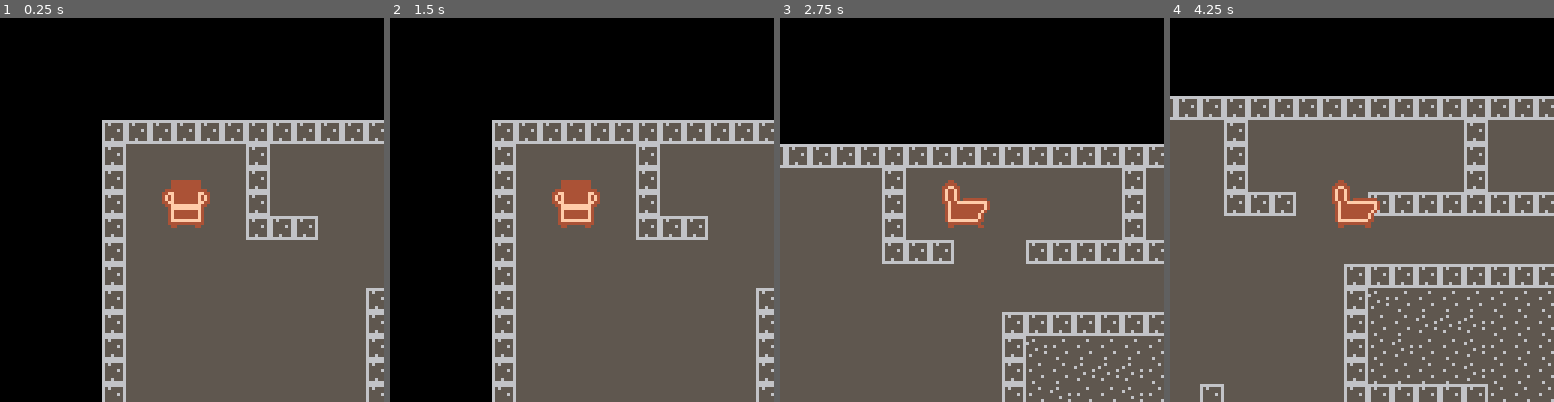
Above: before the commit, frames 1-4 (left to right).
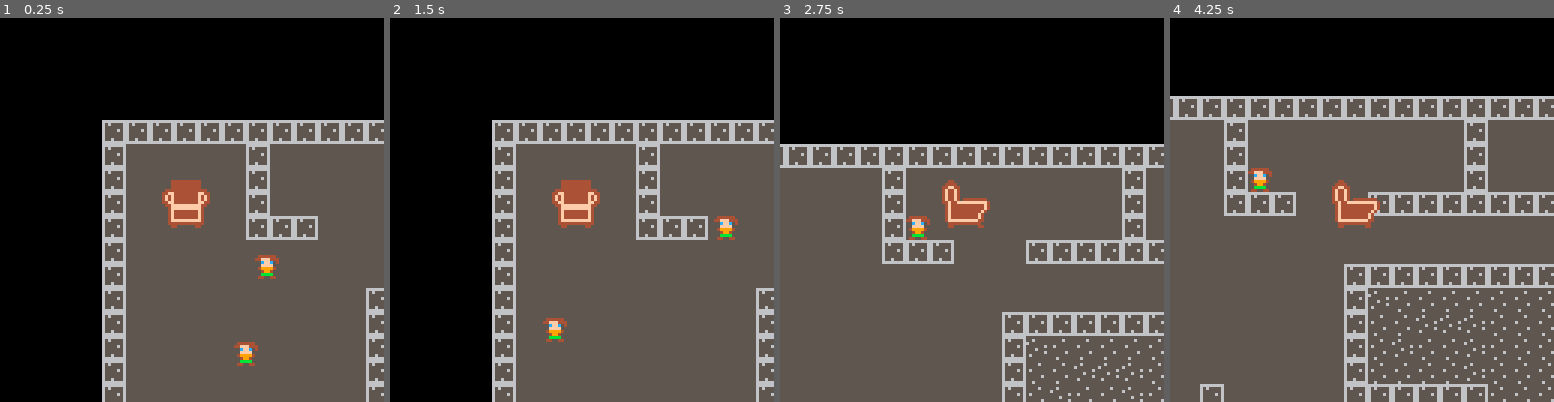
Above: after the commit, the same moments.

Repository: OwlNavi/Chair-for-Hope
Game: PICO-8 cartridge chair_house.p8
Two runs of this game, one before a commit and one after it. Both use one fixed random seed, a clock stepped at 60 frames per second and the inputs below.
Inputs:
- Up to frame 1 (0.25 s): no input
- Up to frame 2 (1.5 s): tap X (X key) at 0.33, 1.07 s; tap O (Z key) at 0.7 s
- Up to frame 3 (2.75 s): hold Right 1.6-2.1 s; tap O (Z key) at 1.7, 2.1, 2.5 s; tap X (X key) at 1.85 s; hold Up 2.15-2.42 s; hold Right from 2.47 s (still down)
- Up to frame 4 (4.25 s): tap O (Z key) every 0.4 s from 2.9 to 4.1 s; tap X (X key) at 2.97, 4.08 s; release Right at 3.03 s; hold Left 3.08-3.58 s; hold Down 3.63-3.97 s; hold Right from 4.02 s (still down)

The runs differ from the first frame. In frame 1, 0.5% of the frame differs, in the area x 60-73%, y 61-91%; in frame 2, 0.5%; in frame 3, 0.3%; in frame 4, 0.3%.

Commit message:
made mobs wander the rooms

Diff:
--- a/chair_house.p8
+++ b/chair_house.p8
@@ -66,11 +66,11 @@
  end
 
  //draw mobs
- for i=0,4 do
+ for i=1,2 do
  	local mob = mobs[i]
  	spr(mob.sprite,
- 		mob.x,
- 		mob.y,
+ 		mobs[i].x,
+ 		mobs[i].y,
  		1,1)
  end
 
@@ -140,22 +140,45 @@
 	end
 
 	//move mobs
-	for c=0,4 do
-		local mob = mobs[i]
-		moves={"up","down","left",
-		"right", "stop", "stop"}
-		local choice = moves[rnd(5)]
-
-		if choice=="up" then
-			mobs[i].y-=mob.speed
-		elseif choice=="down" then
-			mobs[i].y+=mob.speed
-		elseif choice=="left" then
-			mobs[i].x+=mob.speed
-		elseif choice=="right" then
-			mobs[i].x-=mob.speed
-		end
-	end
+	for c=1,2 do
+		local mob = mobs[c]
+		local choice = flr(rnd(6))
+
+		//change x velocity
+		if choice == 0 then
+			//down
+			if mob.vy < 1 then
+				mob.vy += mob.dy
+			end
+		elseif choice == 1 then
+			//up
+			if mob.vy > -1 then
+				mob.vy -= mob.dy
+			end
+		elseif choice == 2 then
+			//right
+			if mob.vx < 1 then
+				mob.vx += mob.dx
+			end
+		elseif choice == 3 then
+			//left
+			if mob.vx > -1 then
+				mob.vx -= mob.dx
+			end
+		end
+
+		//move mob and check collision
+		mob.x += mob.vx * mob.speed
+
+		if cmap2(mob) then
+			mob.x -= mob.vx * mob.speed
+		end
+		mob.y += mob.vy * mob.speed
+		if cmap2(mob) then
+			mob.y -= mob.vy * mob.speed
+		end
+
+		end
 end
 -->8
 w = 600
@@ -184,24 +207,47 @@
 
   return ct or cb
 end
+function cmap2(o)
+  local ct=false
+  local cb=false
+
+  -- if colliding with map tiles
+  if(o.cm) then
+    local x1=o.x/8
+    local y1=o.y/8
+    local x2=(o.x+7)/8
+    local y2=(o.y+7)/8
+    local a=fget(mget(x1,y1),0)
+    local b=fget(mget(x1,y2),0)
+    local c=fget(mget(x2,y2),0)
+    local d=fget(mget(x2,y1),0)
+    ct=a or b or c or d
+   end
+   -- if colliding world bounds
+   if(o.cw) then
+     cb=(o.x<8 or o.x+8>w or
+           o.y<8 or o.y+8>h)
+   end
+
+  return ct or cb
+end
 -->8
 mobs = {}
-spawn = {50*8,20*8,
-	25*8,25*8,
-	60*8,02*8,
-	5*8,25*8}
-for i=0,4 do
+spawn = {50,50, 75, 75}
+for i=1,2 do
 	local mob = {}
-	mob.health = 100
 	mob.sprite = 42
-	mob.direction = "straight"
-	mob.moving = false
-	mob.speed = 2
-	mob.damage = 25
+	mob.speed = 1
+	mob.dx = 0.25
+	mob.dy = 0.25
+	mob.vx = 0
+	mob.vy = 0
 	mob.x = spawn[i]
 	mob.y = spawn[i+1]
 	mobs[i] = mob
-end
+	mob.cm = true //collide map
+ mob.cw = true //collide world
+	end
 
 
 __gfx__
@@ -307,7 +353,7 @@
 4646464646464646464646b4b4b4b400000000000000000000000000000000000000000000000000000000000000000000000000000000000000000000000000
 46464646464646464646464646464646464646464646464646464646464646464646464646464646464646464646464646464600000000000000000000000000
 __gff__
-0000000000000000000000000000000000000000000000000000000000000000000000000000000000000303000000000000000000000000000003030000000000000000000000000000000000000000000000000000000000000000000000000000000000000000000001000000000000000000000000000000000000000000
+0000000000000000000000000000000000000000000000000000000000000000000000000000000000000000000000000000000000000000000000000000000000000000000000000000000000000000000000000000000000000000000000000000000000000000000001000000000000000000000000000000000000000000
 0000000000000000000000000000000000000000000000000000000000000000000000000000000000000000000000000000000000000000000000000000000000000000000000000000000000000000000000000000000000000000000000000000000000000000000000000000000000000000000000000000000000000000
 __map__
 6a6a6a6a6a6a6a6a6a6a6a6a6a6a6a6a6a6a6a6a6a6a6a6a6a6a6a6a6a6a6a6a6a6a6a6a6a6a6a6a6a6a6a6a6a646464646464646464646a6a6a6a6a6a6a6a6a64646464646464646464646464646464646464646464646464646464646464646464646464646400000000000000000000000000000000000000000000000000
